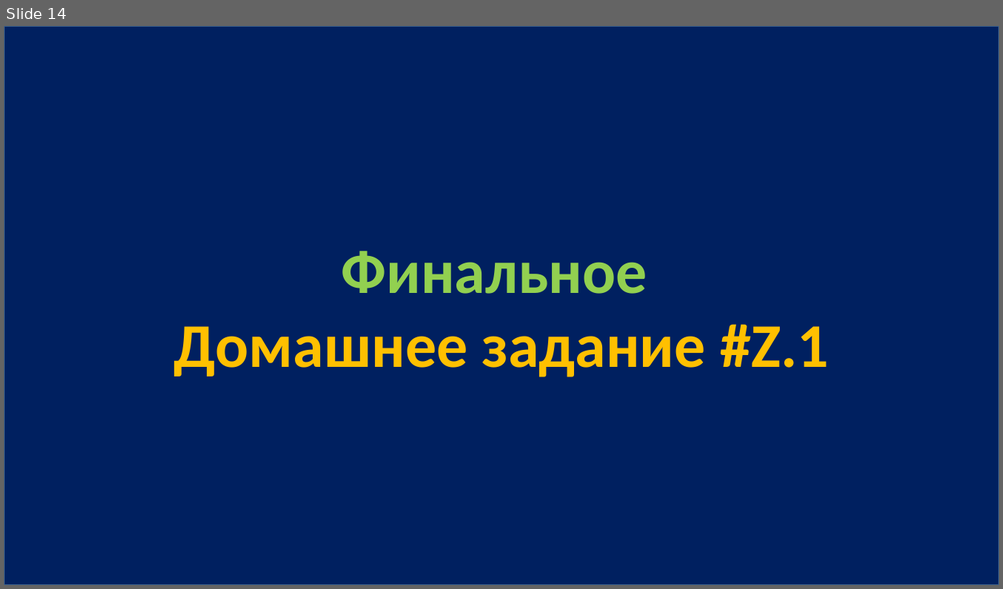
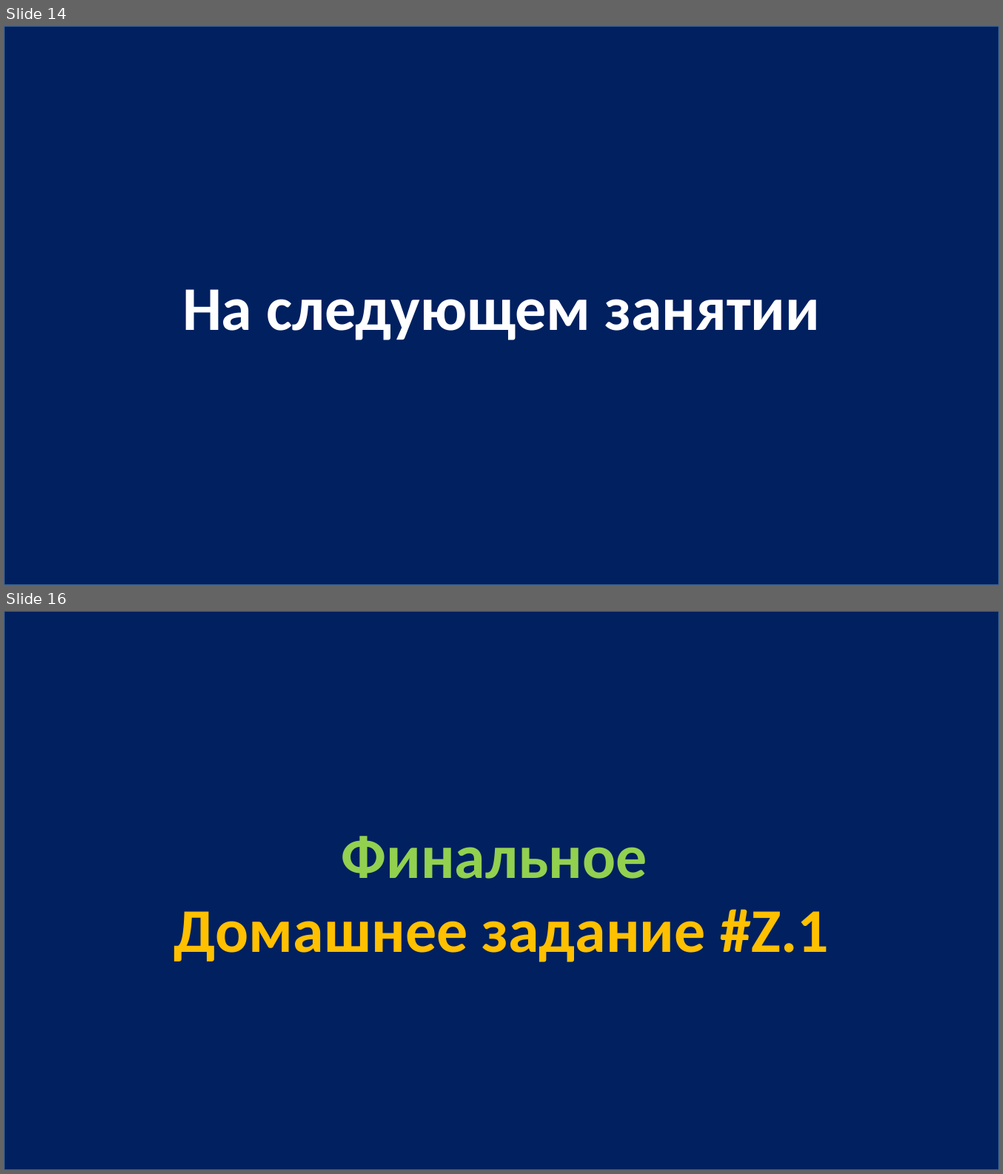
Before and after one commit to js-13-ort-dnipro/lesson11, a slide deck: lesson11.pptx. Shown one above the other, each under a label of ours: slide 14 before the commit, slides 14 and 16 after it; the slides between them are not shown. The pictures are 1003x589 and 1003x1174 pixels, drawn with LibreOffice and Linux fonts; fonts in the diff are those of the drawing. Boxes give left, top, right and bottom in pixels: in the first picture for what was removed or moved away, otherwise in the second. Text is boxed around its words. In the diff, an @@ line names an element or a change of style, - is before the commit and + after.

```diff
--- a/lesson11.pptx
+++ b/lesson11.pptx
@@ slide 14 added at bbox=[4, 26, 999, 585], background #FFFFFF @@
@@ rectangle added at bbox=[4, 26, 999, 585], fill #002060, outline #3A5F8C 2 pt, 60 pt, text #FFFFFF, bold @@
+На следующем занятии
@@ what was slide 14 is now slide 16 @@
```
Also in this commit, not shown: 1 other slide added, 1 other file.
